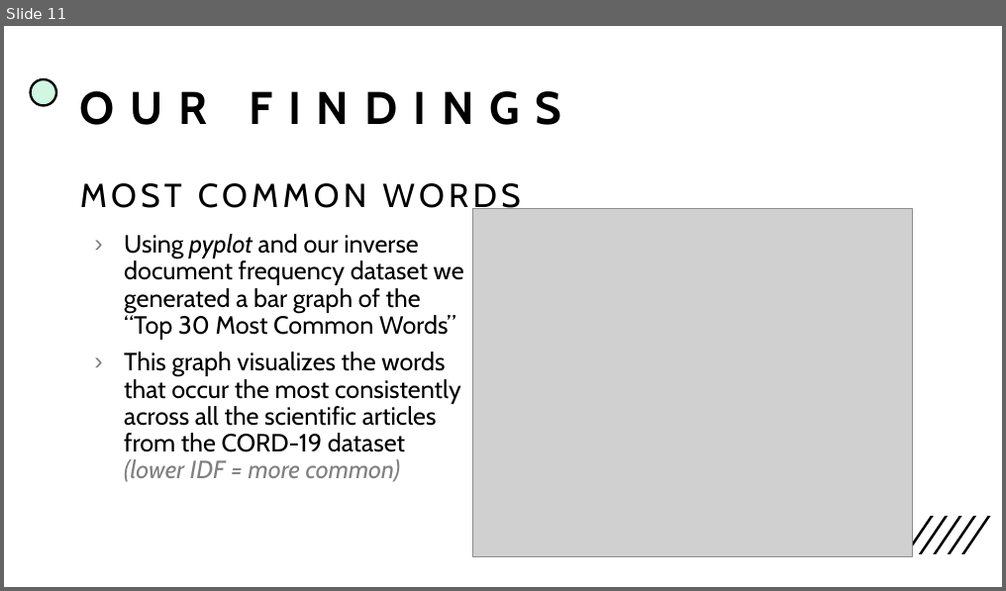
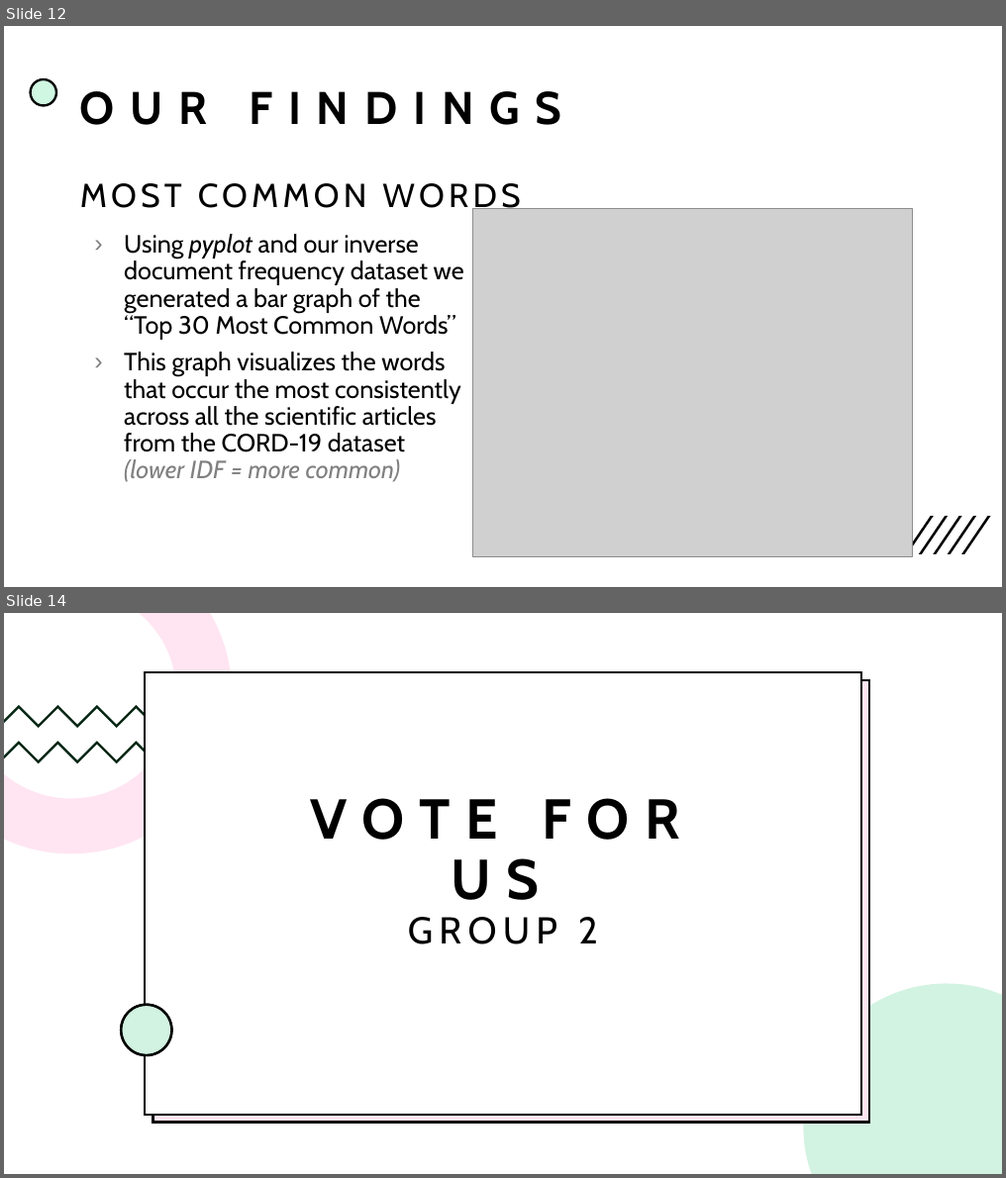
Before and after one commit to Edward-Boguslavsky/CORD-19-Q-A-System, a slide deck: nlp assignment 1.pptx. Shown one above the other, each under a label of ours: slide 11 before the commit, slides 12 and 14 after it; the slides between them are not shown. The pictures are 1006x591 and 1006x1178 pixels, drawn with LibreOffice and Linux fonts; fonts in the diff are those of the drawing; grey boxes stand for pictures. Boxes give left, top, right and bottom in pixels: in the first picture for what was removed or moved away, otherwise in the second. Text is boxed around its words. In the diff, an @@ line names an element or a change of style, - is before the commit and + after.

```diff
--- a/nlp assignment 1.pptx
+++ b/nlp assignment 1.pptx
@@ slide 14 added at (4, 613, 1002, 1174), background #FFFFFF @@
@@ rectangle added at (4, 613, 1002, 1174), fill #FFFFFF @@
@@ freeform shape added at (4, 613, 232, 854), fill #FFFFFF @@
@@ freeform shape added at (4, 613, 232, 854), fill #FF80BD at 20% opacity @@
@@ rectangle added at (145, 672, 861, 1115), fill #FFFFFF, outline #000000 2.25 pt @@
@@ rectangle added at (152, 680, 869, 1123), fill #FFFFFF, outline #000000 2.25 pt @@
@@ rectangle added at (152, 680, 869, 1123), fill #FF80BD at 20% opacity, outline #000000 2.25 pt @@
@@ freeform shape added at (4, 705, 156, 728), fill #000000 @@
@@ freeform shape added at (4, 705, 156, 728), fill #21C46B at 20% opacity @@
@@ freeform shape added at (4, 741, 156, 763), fill #000000 @@
@@ freeform shape added at (4, 741, 156, 763), fill #21C46B at 20% opacity @@
@@ title added at (310, 798, 679, 945), 54 pt, text #000000, bold @@
+VOTE FOR US
+GROUP 2
@@ freeform shape added at (804, 983, 1002, 1174), fill #FFFFFF @@
@@ freeform shape added at (804, 983, 1002, 1174), fill #21C46B at 20% opacity @@
@@ ellipse added at (121, 1004, 171, 1056), fill #FFFFFF, outline #000000 2.25 pt @@
@@ ellipse added at (121, 1004, 171, 1056), fill #21C46B at 20% opacity, outline #000000 2.25 pt @@
@@ what was slide 11 is now slide 12 @@
```
Also in this commit, not shown: 5 slides changed, 2 other slides added.
